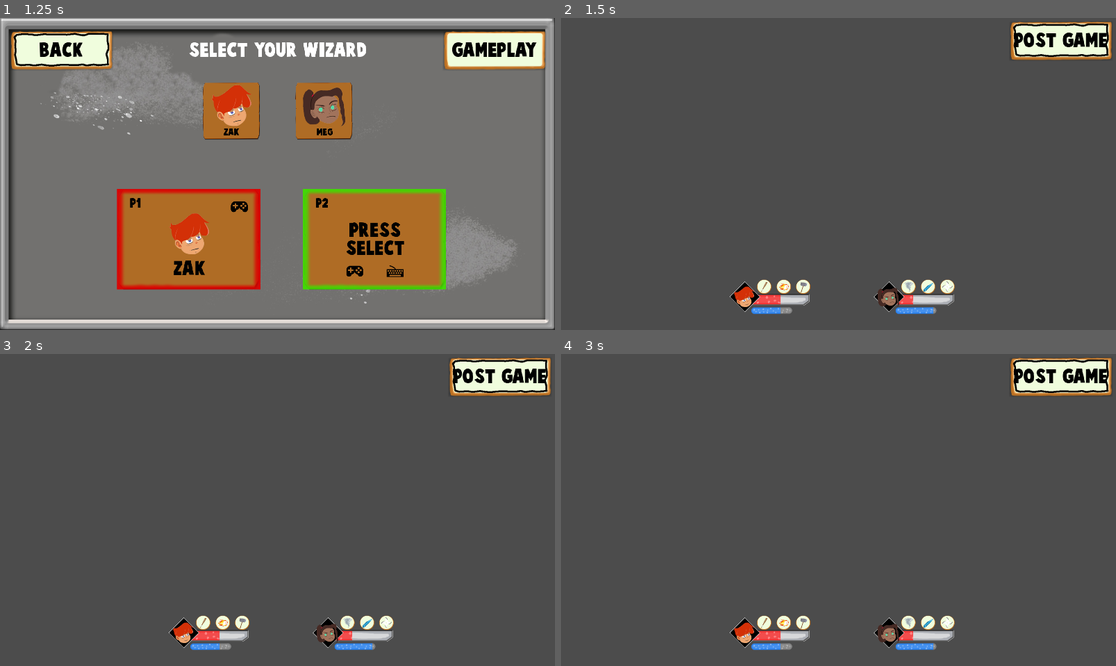
Above: before the commit, frames 1-4 (two rows, left to right).
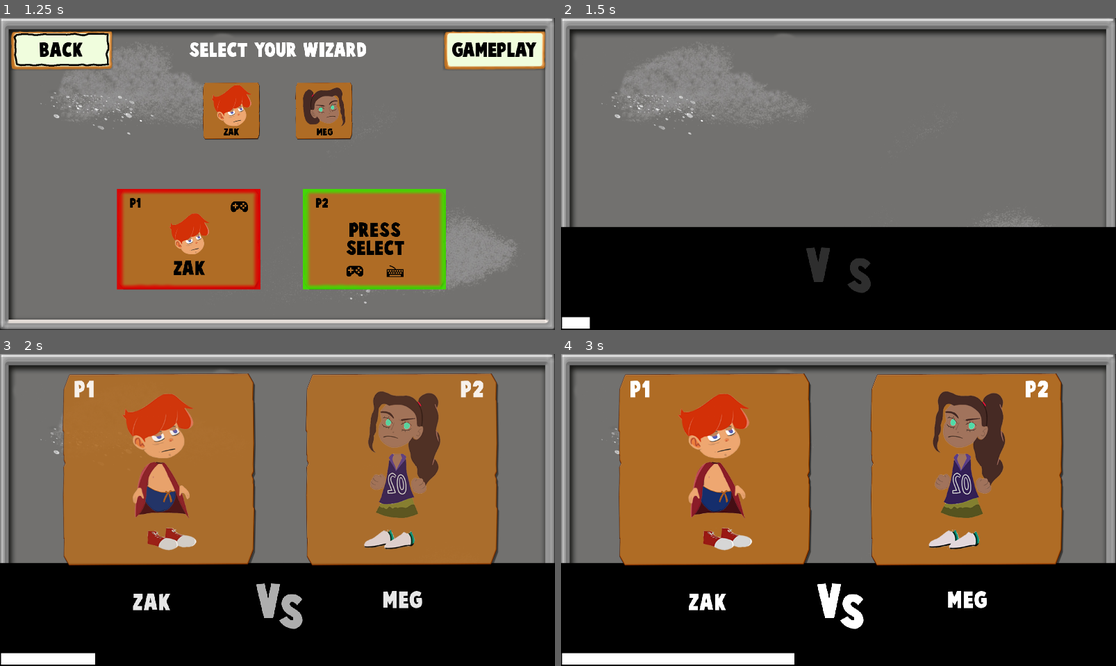
Above: after the commit, the same moments.

Repository: stranker/WizardAndCookies_Godot
Game: Godot game, scene res://Scenes/MainMenu.tscn
The game is run twice, just before and just after one commit, with the same random seed, the same clock (stepped at 60 frames per second) and the same inputs.
Inputs (mouse positions are in pixels of both pictures, inside the frame that each line leads up to):
- Up to frame 1 (1.25 s): click "PLAY" at 0.5 s
- Up to frame 2 (1.5 s): click "GAMEPLAY" at 1.25 s
- Up to frame 3 (2 s): no input
- Up to frame 4 (3 s): click (1060, 375) at 2 s, where only the run before the commit has a clickable "POST GAME"; click (838, 488) at 2.75 s, where only the run before the commit has a clickable "RESTART"

Frame 1 is identical in both runs. In frame 2, 98% of the frame differs, in the area x 0-100%, y 0-100%; in frame 3, 97%; in frame 4, 98%.

Commit message:
Add Loading Screen

Diff:
--- a/Managers/GameManager.gd
+++ b/Managers/GameManager.gd
@@ -1,4 +1,5 @@
 extends Node
 
 func _ready():
+	randomize()
 	pass # Replace with function body.
--- a/Managers/SceneManager.gd
+++ b/Managers/SceneManager.gd
@@ -4,7 +4,9 @@
 	MAIN_MENU,
 	CHARACTER_SELECTION,
 	GAMEPLAY,
-	POST_GAME
+	POST_GAME,
+	LOADING,
+	LOADING_PLAYER_PRESENTATION
 }
 
 func _ready():
@@ -21,5 +23,9 @@
 			scene_name = "res://Scenes/Gameplay.tscn"
 		Scenes.POST_GAME:
 			scene_name = "res://Scenes/PostGame.tscn"
+		Scenes.LOADING:
+			scene_name = "res://Scenes/Loading.tscn"
+		Scenes.LOADING_PLAYER_PRESENTATION:
+			scene_name = "res://Scenes/LoadingPlayerPresentation.tscn"
 	var _current_scene = get_tree().change_scene(scene_name)
 	pass
--- a/Scenes/CharacterSelection.gd
+++ b/Scenes/CharacterSelection.gd
@@ -8,7 +8,7 @@
 	pass
 
 func _on_GameplayBtn_pressed() -> void:
-	scene_manager.change_scene(scene_manager.Scenes.GAMEPLAY)
+	scene_manager.change_scene(scene_manager.Scenes.LOADING_PLAYER_PRESENTATION)
 	pass
 
 func _on_BackBtn_pressed() -> void:
--- a/Objects/UI/Gameplay/PlayerPresentation.gd
+++ b/Scenes/LoadingPlayerPresentation.gd
@@ -2,12 +2,16 @@
 
 onready var animation_player = $AnimationPlayer
 onready var shake_wizards_player = $ShakeWizardsPlayer
+onready var loading_bar = $VS/LoadingBar
+onready var scene_manager = get_node("/root/SceneManager")
 
 export var name_p1 : String
 export var wizard_texture_p1 : Texture
 export var name_p2 : String
 export var wizard_texture_p2 : Texture
 
+var timer: float = 0
+var max_time: float = 100
 func _ready() -> void:
 	$PresentationPanel1/Holder/Name.text = name_p1
 	$PresentationPanel1/Holder/WizardTexture.texture = wizard_texture_p1
@@ -16,6 +20,13 @@
 	animation_player.play("PlayerPresentationShow")
 	pass
 
+func _process(delta: float) -> void:
+	if timer >= max_time:
+		scene_manager.change_scene(scene_manager.Scenes.GAMEPLAY)
+	timer += delta * 25
+	loading_bar.value = timer
+	pass
+
 func shake_wizards(shake:bool) -> void:
 	if shake:
 		shake_wizards_player.play("ShakeWizards")
--- a/Objects/UI/Gameplay/PlayerPresentation.tscn
+++ b/Scenes/LoadingPlayerPresentation.tscn
@@ -1,12 +1,13 @@
-[gd_scene load_steps=14 format=2]
-
-[ext_resource path="res://Assets/UI/SpellSelection/Asset_Frame.png" type="Texture" id=1]
-[ext_resource path="res://Assets/UI/SpellSelection/BackgroundPlate.png" type="Texture" id=2]
-[ext_resource path="res://Assets/Fonts/font_72.tres" type="DynamicFont" id=3]
-[ext_resource path="res://Assets/UI/CharacterSelection/Asset_Zak.png" type="Texture" id=4]
-[ext_resource path="res://Assets/Fonts/font_152.tres" type="DynamicFont" id=5]
-[ext_resource path="res://Objects/UI/Gameplay/PlayerPresentation.gd" type="Script" id=6]
-[ext_resource path="res://Assets/UI/CharacterSelection/Asset_Meg.png" type="Texture" id=7]
+[gd_scene load_steps=15 format=2]
+
+[ext_resource path="res://Assets/Fonts/font_72.tres" type="DynamicFont" id=1]
+[ext_resource path="res://Assets/Fonts/font_152.tres" type="DynamicFont" id=2]
+[ext_resource path="res://Scenes/LoadingPlayerPresentation.gd" type="Script" id=3]
+[ext_resource path="res://Assets/UI/SpellSelection/BackgroundPlate.png" type="Texture" id=4]
+[ext_resource path="res://Assets/UI/CharacterSelection/Asset_Zak.png" type="Texture" id=5]
+[ext_resource path="res://Assets/UI/SpellSelection/Asset_Frame.png" type="Texture" id=6]
+[ext_resource path="res://Assets/UI/square.jpg" type="Texture" id=7]
+[ext_resource path="res://Assets/UI/CharacterSelection/Asset_Meg.png" type="Texture" id=8]
 
 [sub_resource type="Animation" id=4]
 resource_name = "PlayerPresentationShow"
@@ -623,21 +624,21 @@
 [node name="PlayerPresentation" type="Control"]
 anchor_right = 1.0
 anchor_bottom = 1.0
-script = ExtResource( 6 )
+script = ExtResource( 3 )
 __meta__ = {
 "_edit_lock_": true,
 "_edit_use_anchors_": false
 }
 name_p1 = "Zak"
-wizard_texture_p1 = ExtResource( 4 )
+wizard_texture_p1 = ExtResource( 5 )
 name_p2 = "Meg"
-wizard_texture_p2 = ExtResource( 7 )
+wizard_texture_p2 = ExtResource( 8 )
 
 [node name="Background" type="TextureRect" parent="."]
 margin_right = 1920.0
 margin_bottom = 1080.0
 rect_pivot_offset = Vector2( 346, 155 )
-texture = ExtResource( 2 )
+texture = ExtResource( 4 )
 __meta__ = {
 "_edit_lock_": true
 }
@@ -663,7 +664,7 @@
 margin_left = -1100.0
 margin_top = -150.0
 margin_right = 1100.0
-margin_bottom = 150.0
+margin_bottom = 210.0
 color = Color( 0, 0, 0, 1 )
 
 [node name="V" type="Label" parent="VS"]
@@ -674,9 +675,9 @@
 anchor_bottom = 0.5
 margin_left = -85.0
 margin_top = -82.0
-margin_right = 9.00002
+margin_right = 9.0
 margin_bottom = 59.0
-custom_fonts/font = ExtResource( 5 )
+custom_fonts/font = ExtResource( 2 )
 text = "V"
 __meta__ = {
 "_edit_use_anchors_": false
@@ -692,8 +693,23 @@
 margin_top = -45.0
 margin_right = 151.0
 margin_bottom = 96.0
-custom_fonts/font = ExtResource( 5 )
+custom_fonts/font = ExtResource( 2 )
 text = "S"
+__meta__ = {
+"_edit_use_anchors_": false
+}
+
+[node name="LoadingBar" type="TextureProgress" parent="VS"]
+anchor_left = 0.5
+anchor_top = 1.0
+anchor_right = 0.5
+anchor_bottom = 1.0
+margin_left = -964.0
+margin_top = 58.0
+margin_right = 949.0
+margin_bottom = 98.0
+texture_progress = ExtResource( 7 )
+nine_patch_stretch = true
 __meta__ = {
 "_edit_use_anchors_": false
 }
Binary file added: Assets/UI/square.jpg
Not shown, added: Assets/UI/square.jpg.import
Not shown: 8 places in Scenes/LoadingPlayerPresentation.tscn that only renumber resources
Not shown, added: Scenes/LoadingPlayerPresentation.tscn.depren
